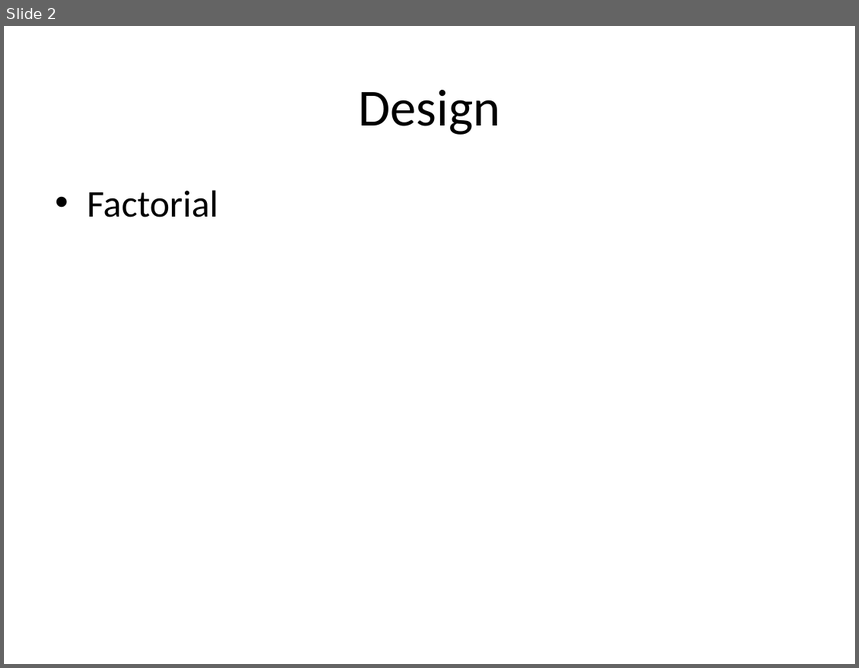
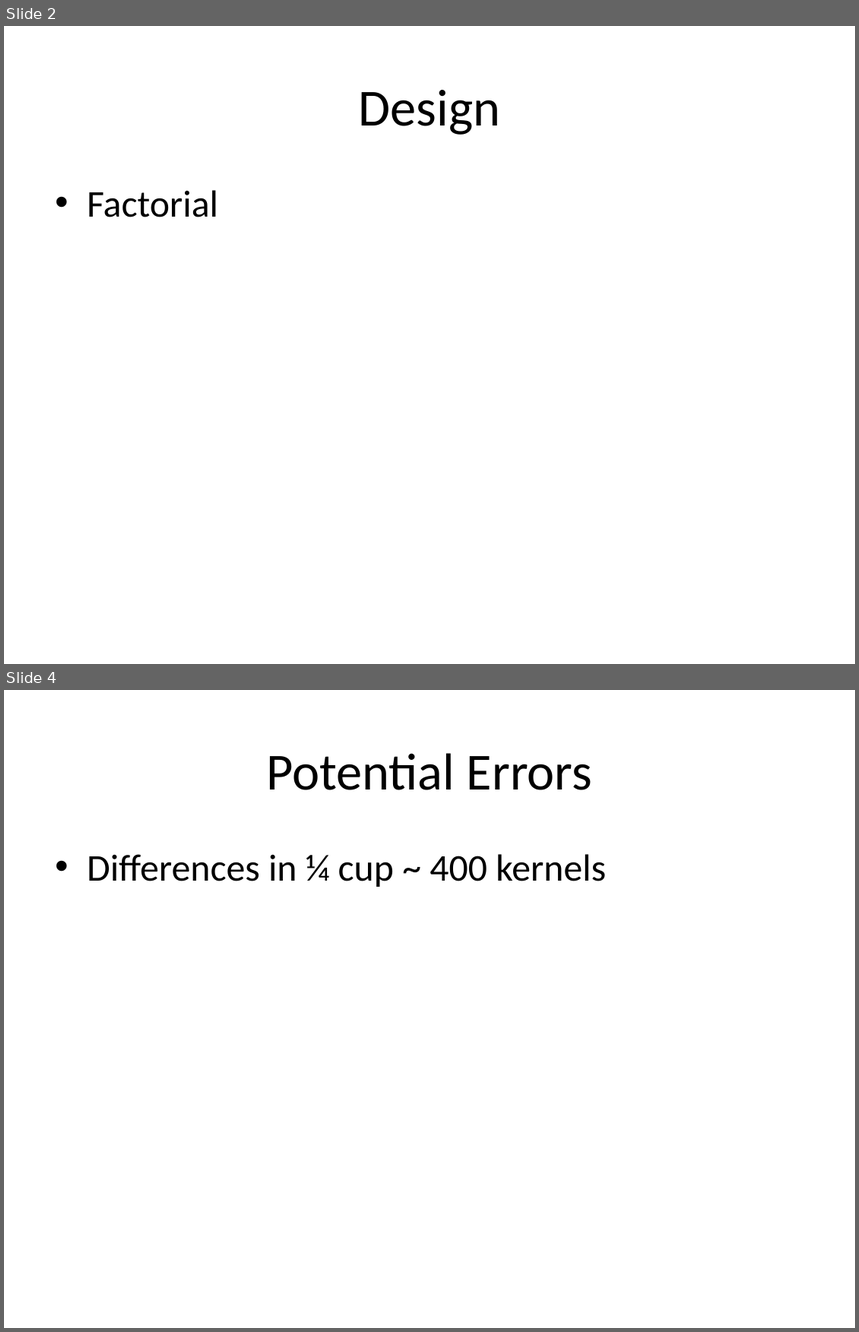
Before and after one commit to RabbitA/stat571, a slide deck: project/thornton-clark-popcorn.pptx. Shown one above the other, each under a label of ours: slide 2 before the commit, slides 2 and 4 after it; the slides between them are not shown. The pictures are 859x668 and 859x1332 pixels, drawn with LibreOffice and Linux fonts; fonts in the diff are those of the drawing. Boxes give left, top, right and bottom in pixels: in the first picture for what was removed or moved away, otherwise in the second. Text is boxed around its words. In the diff, an @@ line names an element or a change of style, - is before the commit and + after.

```diff
--- a/project/thornton-clark-popcorn.pptx
+++ b/project/thornton-clark-popcorn.pptx
@@ slide 4 added at [4,690,855,1328], background #FFFFFF @@
@@ title added at [266,753,592,790], 44 pt, text #000000 @@
+Potential Errors
@@ text added at [87,854,606,887], 32 pt, text #000000 @@
+• Differences in ¼ cup ~ 400 kernels
```
Also in this commit, not shown: 4 other slides added.
